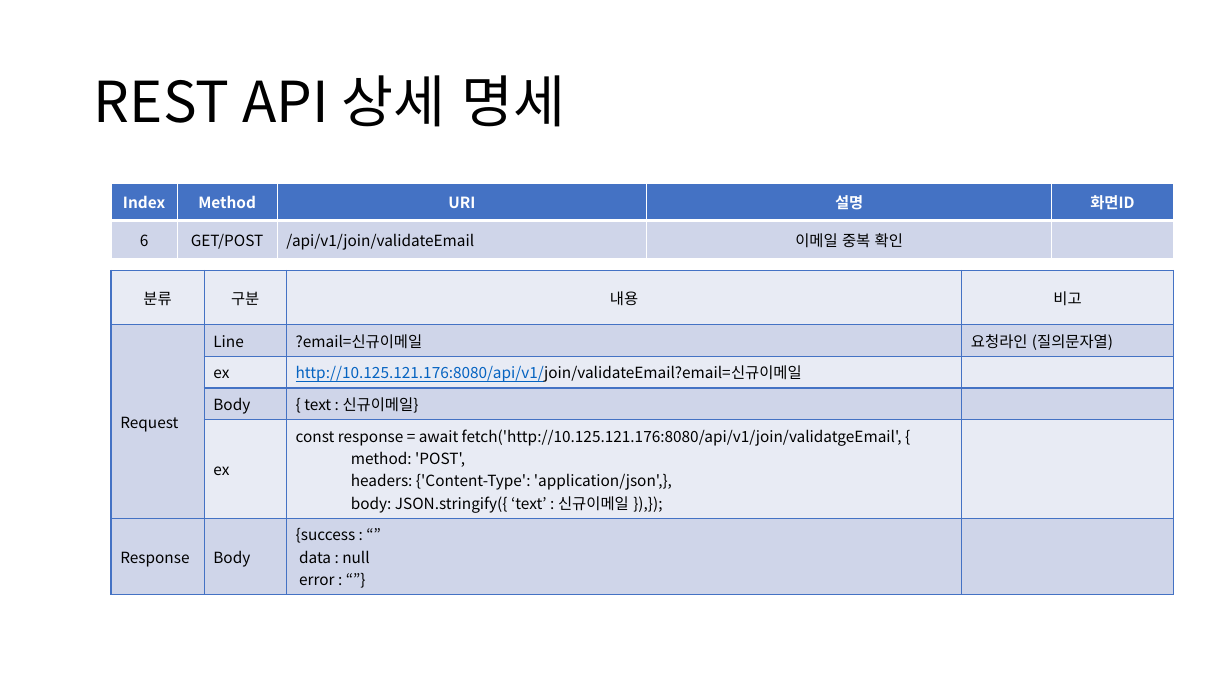
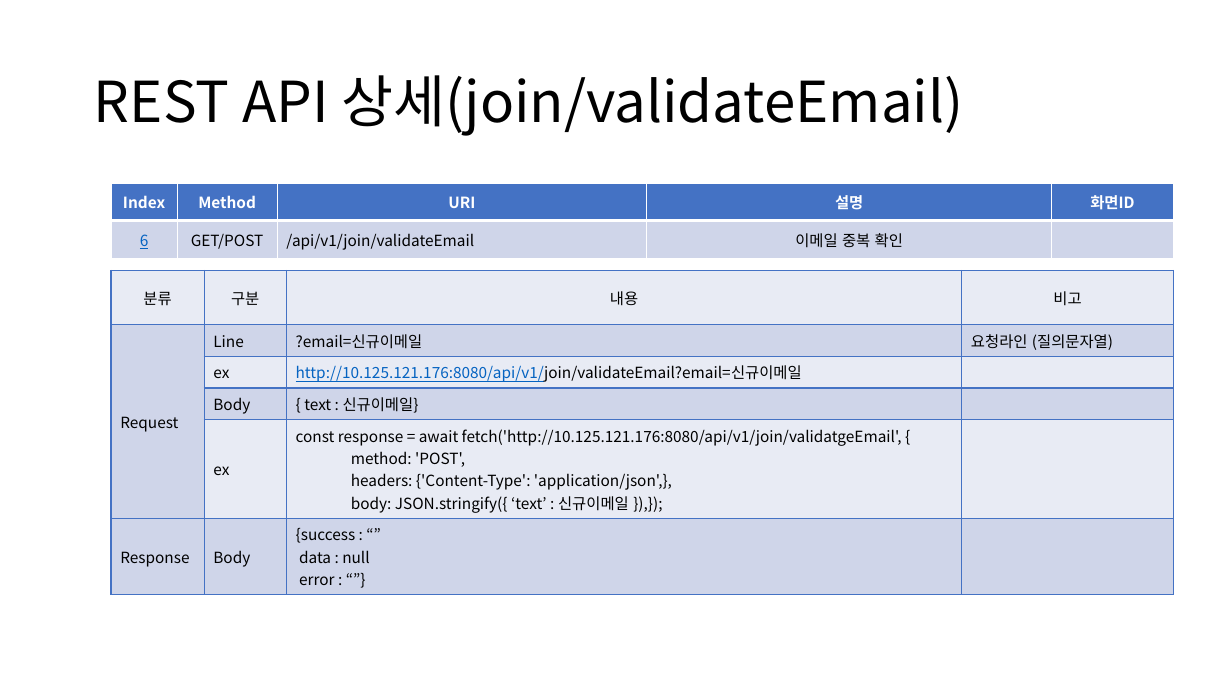
Before and after one commit to sujidaddy/workspace_miniproject, a slide deck: slide 29 of 미니프로젝트계획서제출용.pptx. Drawn at 1232x693 pixels with LibreOffice and Linux fonts; fonts in the diff are those of the drawing. Boxes give left, top, right and bottom in pixels: in the first picture for what was removed or moved away, otherwise in the second. Text is boxed around its words. In the diff, an @@ line names an element or a change of style, - is before the commit and + after.

```diff
--- a/미니프로젝트계획서제출용.pptx
+++ b/미니프로젝트계획서제출용.pptx
@@ title at (94, 75, 963, 136): text changed @@
-REST API 상세 명세
+REST API 상세(join/validateEmail)
@@ table at (111, 183, 1174, 258) @@
@@ text colour #000000 to #0563C1, underline on in "6" @@
```
Also in this commit, not shown: 25 other slides changed, 5 slides added, 11 other files.
